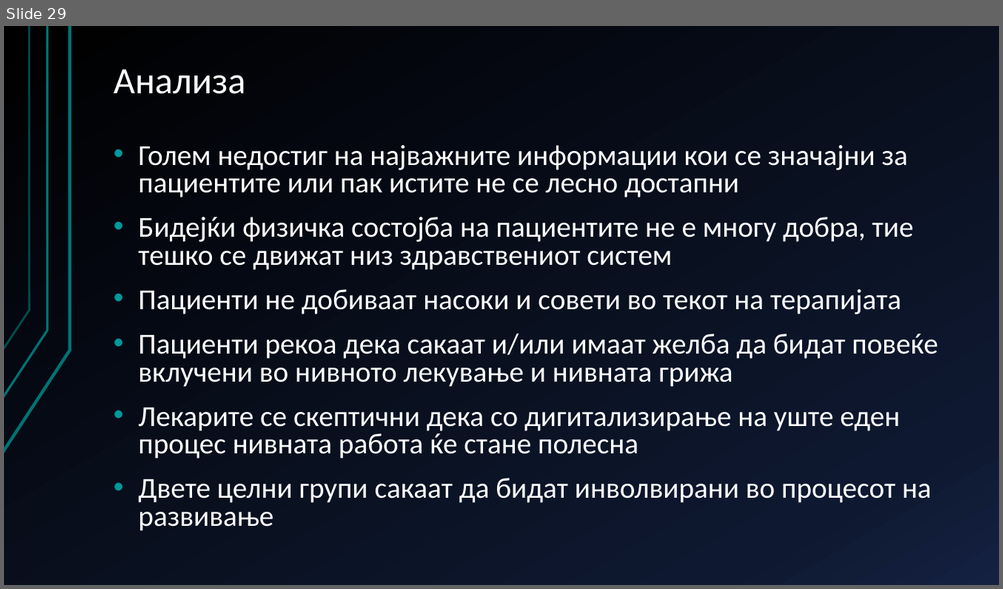
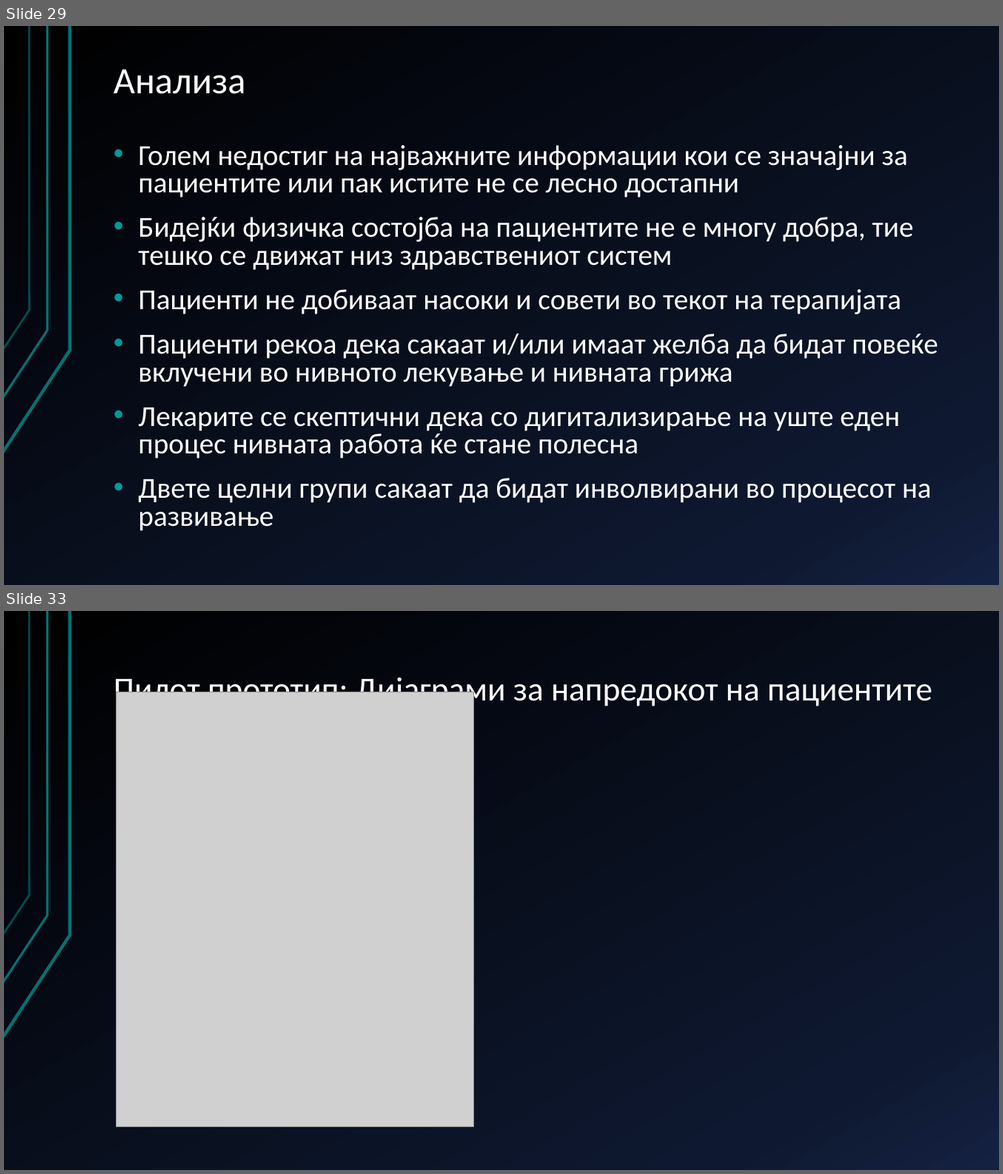
Before and after one commit to AlenDosev/Master, a slide deck: Master.pptx. Shown one above the other, each under a label of ours: slide 29 before the commit, slides 29 and 33 after it; the slides between them are not shown. The pictures are 1003x589 and 1003x1174 pixels, drawn with LibreOffice and Linux fonts; fonts in the diff are those of the drawing; grey boxes stand for pictures. Boxes give left, top, right and bottom in pixels: in the first picture for what was removed or moved away, otherwise in the second. Text is boxed around its words. In the diff, an @@ line names an element or a change of style, - is before the commit and + after.

```diff
--- a/Master.pptx
+++ b/Master.pptx
@@ slide 33 added at <box>4,611,999,1170</box>, background gradient #000000 to #0F1931 to #142242; not listed: 3 template elements that a slide beside it also shows @@
@@ title added at <box>114,672,932,709</box>, 32.4 pt, text #FFFFFF @@
+Пилот прототип: Дијаграми за напредокот на пациентите
@@ picture added at <box>116,692,474,1127</box> @@
```
Also in this commit, not shown: 16 other slides added, 3 slides removed, 1 other file.
